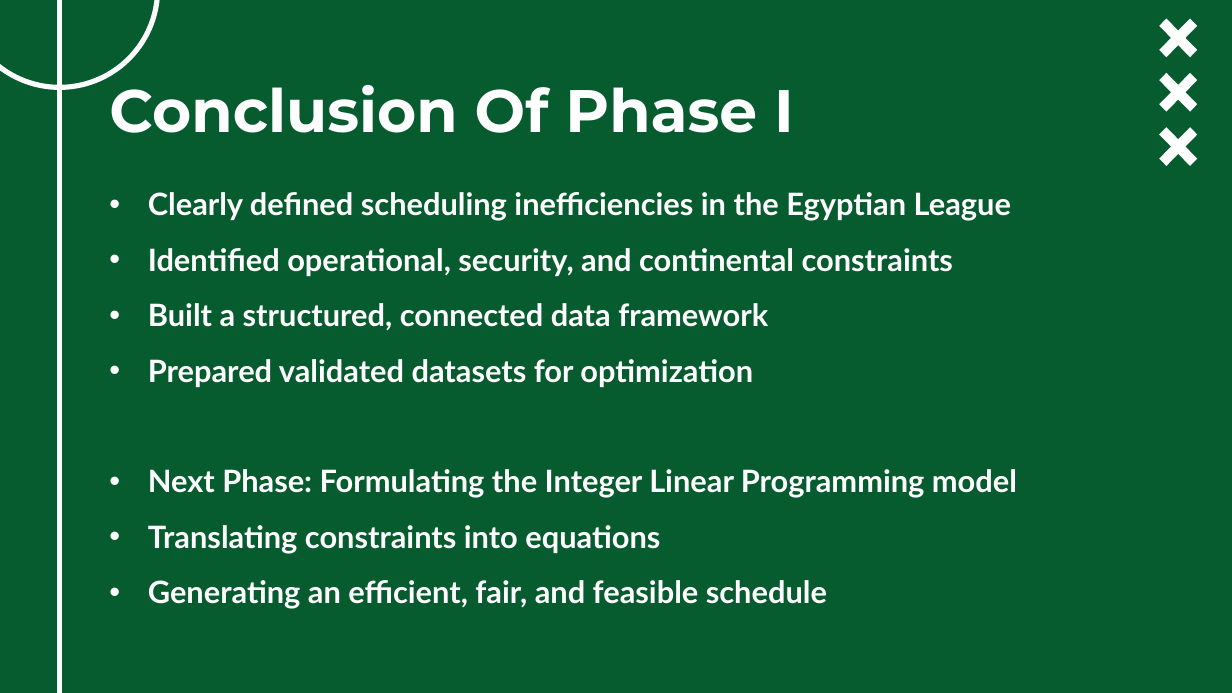
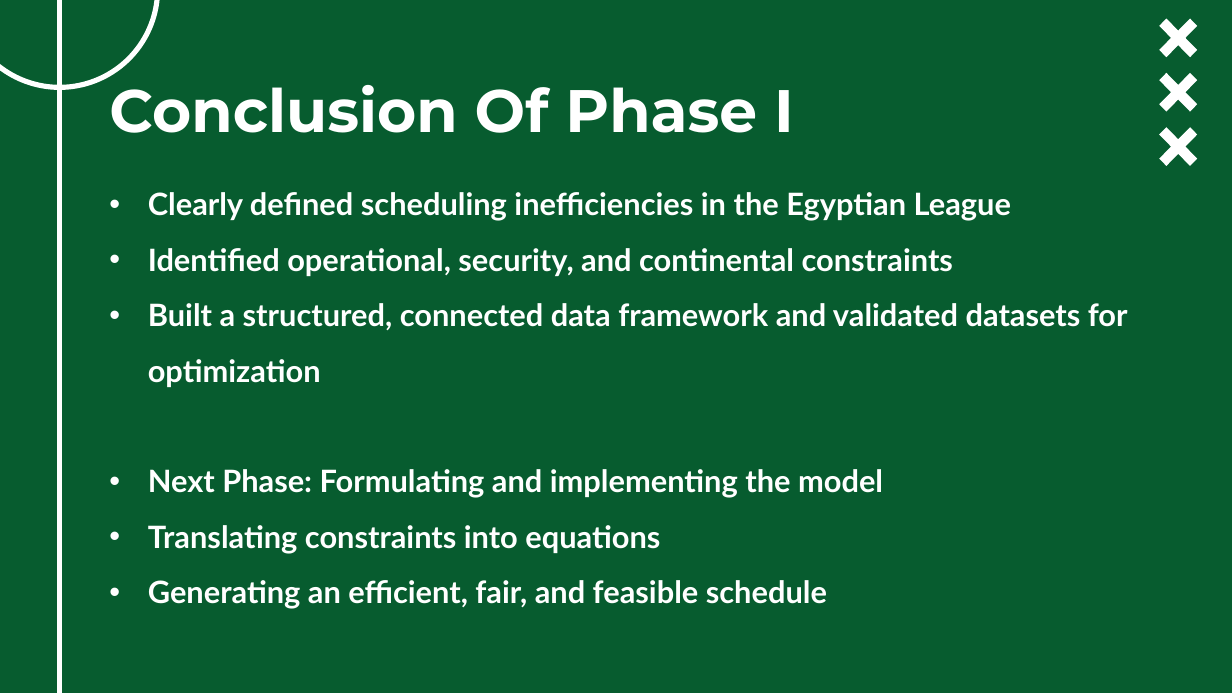
Before and after one commit to ghassanelgendy/egyptian-premier-league-schedule-optimizer, a slide deck: slide 21 of Documentations/presentation.pptx. Drawn at 1232x693 pixels with LibreOffice and Linux fonts; fonts in the diff are those of the drawing; background and template pictures are left out. Boxes give left, top, right and bottom in pixels: in the first picture for what was removed or moved away, otherwise in the second. Text is boxed around its words. In the diff, an @@ line names an element or a change of style, - is before the commit and + after.

```diff
--- a/Documentations/presentation.pptx
+++ b/Documentations/presentation.pptx
@@ subtitle at <box>148,303,1128,498</box>: text changed @@
-• Built a structured, connected data framework
-• Prepared validated datasets for optimization
-• Next Phase: Formulating the Integer Linear Programming model
+• Built a structured, connected data framework and validated datasets for optimization
+• Next Phase: Formulating and implementing the model
```
Also in this commit, not shown: 1 other slide changed.
